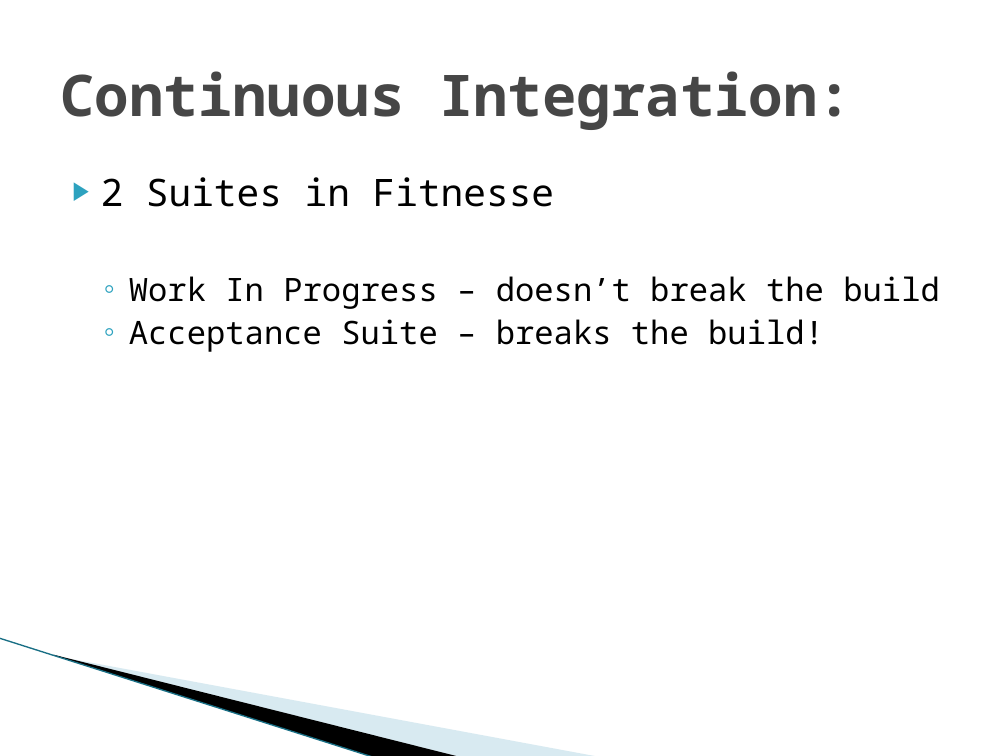
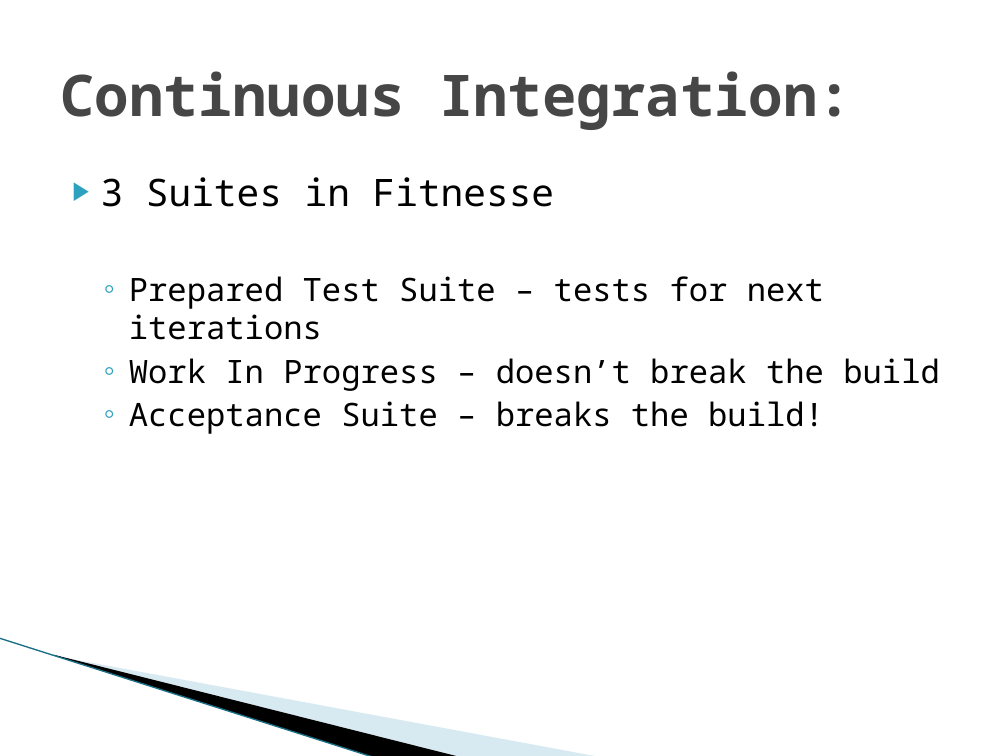
Before and after one commit to michelgrootjans/agileacceptancetesting, a slide deck: slide 17 of Slides/20090514_iLearn_AgileAcceptanceTesting.pptx (slide 18 before the commit). Drawn at 1008x756 pixels with LibreOffice and Linux fonts; fonts in the diff are those of the drawing; background and template pictures are left out. Boxes give left, top, right and bottom in pixels: in the first picture for what was removed or moved away, otherwise in the second. Text is boxed around its words. In the diff, an @@ line names an element or a change of style, - is before the commit and + after.

```diff
--- a/Slides/20090514_iLearn_AgileAcceptanceTesting.pptx
+++ b/Slides/20090514_iLearn_AgileAcceptanceTesting.pptx
@@ text at (101, 177, 824, 340): text changed; size 27 to 23 pt @@
-▶ 2 Suites in Fitnesse
+▶ 3 Suites in Fitnesse
+  ◦ Prepared Test Suite – tests for next iterations
```
Also in this commit, not shown: 3 other slides changed, 2 slides added, 1 slide removed, 18 other files.
